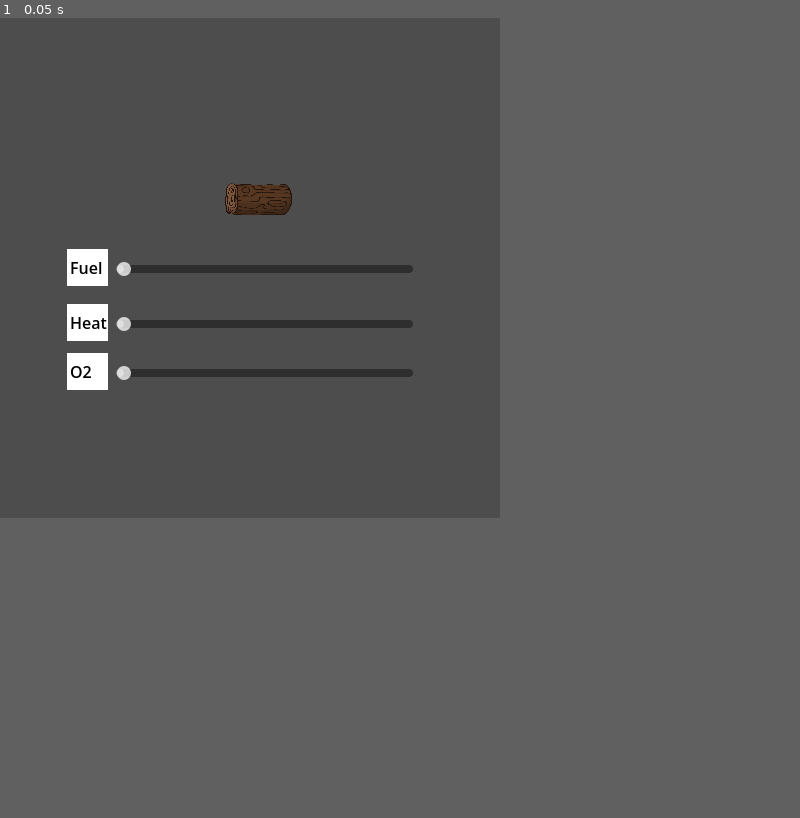
Above: before the commit, frame 1.
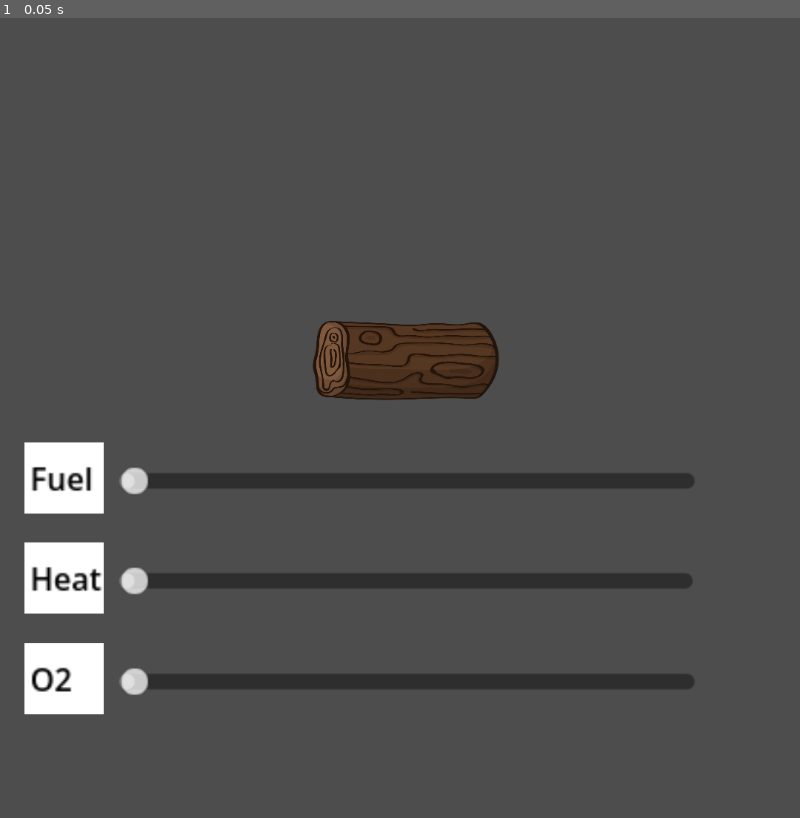
Above: after the commit, the same moment.

Repository: spenu1/FireDemo-Health-and-Safety
Game: Godot game, scene res://Main.tscn
The game is run twice, just before and just after one commit, with the same random seed, the same clock (stepped at 60 frames per second) and the same inputs.
Inputs:
- Up to frame 1 (0.05 s): no input
In our replay, the window is 500x500 before the commit and 800x800 after it. These sizes can differ from the game's own. Grey fills any space a smaller window leaves; there, only what the larger window draws over its background counts as a difference.

The runs differ from the first frame. In frame 1, 11% of the frame differs, in the area x 3-87%, y 20-88%.

Commit message:
Updated fire animation, need to build

Diff:
--- a/Main.tscn
+++ b/Main.tscn
@@ -6,34 +6,48 @@
 [ext_resource type="PackedScene" uid="uid://ckxajhgc78a5q" path="res://UI.tscn" id="2_uu6xs"]
 [ext_resource type="Texture2D" uid="uid://pmv825eyt7y6" path="res://CustomFire.png" id="3_fos0i"]
 
+[sub_resource type="Curve" id="Curve_fos0i"]
+_limits = [0.0, 2.0, 0.0, 1.0]
+_data = [Vector2(0.14, 1.415), 0.0, 0.0, 0, 0, Vector2(0.335, 0), -7.2564096, 0.0, 1, 0]
+point_count = 2
+
+[sub_resource type="CurveTexture" id="CurveTexture_3dxm6"]
+curve = SubResource("Curve_fos0i")
+
 [sub_resource type="ParticleProcessMaterial" id="ParticleProcessMaterial_uu6xs"]
 particle_flag_disable_z = true
+emission_shape = 3
+emission_box_extents = Vector3(27.89, 7.545, 1)
+angle_min = 1.0728835e-05
+angle_max = 1.0728835e-05
 direction = Vector3(0, -1, 0)
-spread = 33.883
-initial_velocity_min = 96.78
-initial_velocity_max = 193.55
-gravity = Vector3(0, 98, 0)
-scale_min = 0.02
-scale_max = 0.08
-scale_over_velocity_max = 198.92
+angular_velocity_min = -77.95001
+angular_velocity_max = 77.94998
+gravity = Vector3(0, -700, 0)
+scale_min = 0.099999994
+scale_max = 0.19999999
+scale_curve = SubResource("CurveTexture_3dxm6")
+scale_over_velocity_max = 23.92
 hue_variation_min = 0.059999976
 hue_variation_max = 0.16999997
+turbulence_noise_scale = 10.0
 
 [node name="Node2D" type="Node2D" unique_id=561405790]
 script = ExtResource("1_cm0pq")
 
 [node name="LogClipart" type="Sprite2D" parent="." unique_id=1822968826]
-position = Vector2(258, 181)
-scale = Vector2(0.105891034, 0.09047733)
+position = Vector2(546, 461)
+scale = Vector2(0.39249632, 0.30316743)
 texture = ExtResource("2_fos0i")
 region_enabled = true
 region_rect = Rect2(60.446045, 178.82672, 693.3076, 442.23322)
 
 [node name="GPUParticles2D" type="GPUParticles2D" parent="LogClipart" unique_id=13362136]
-position = Vector2(18.887451, -33.1577)
-scale = Vector2(4.851532, 8.232577)
-amount = 10
+position = Vector2(17.834536, -19.791054)
+scale = Vector2(7.471561, 12.627191)
+amount = 50
 texture = ExtResource("3_fos0i")
+lifetime = 3.0
 process_material = SubResource("ParticleProcessMaterial_uu6xs")
 script = ExtResource("2_r0du0")
 
@@ -41,12 +55,18 @@
 anchors_preset = 0
 anchor_right = 0.0
 anchor_bottom = 0.0
-offset_left = 229.0
-offset_top = 299.0
-offset_right = 229.0
-offset_bottom = 299.0
+offset_left = 525.0
+offset_top = 761.0
+offset_right = 525.0
+offset_bottom = 761.0
 grow_horizontal = 1
 grow_vertical = 1
+
+[node name="Fire" type="Sprite2D" parent="." unique_id=16137535]
+visible = false
+position = Vector2(538, 345)
+scale = Vector2(0.6, 0.6)
+texture = ExtResource("3_fos0i")
 
 [connection signal="fuelUpdated" from="Control" to="." method="_on_control_fuel_updated"]
 [connection signal="heatUpdated" from="Control" to="." method="_on_control_heat_updated"]
--- a/UI.tscn
+++ b/UI.tscn
@@ -13,10 +13,11 @@
 
 [node name="FuelSlider" type="HSlider" parent="." unique_id=152625574]
 layout_mode = 0
-offset_left = -113.0
-offset_top = -56.0
-offset_right = 184.0
-offset_bottom = -40.0
+offset_left = -364.0
+offset_top = -157.0
+offset_right = -67.0
+offset_bottom = -141.0
+scale = Vector2(2.615, 2.615)
 rounded = true
 tick_count = 1
 
@@ -38,10 +39,11 @@
 
 [node name="Heat" type="HSlider" parent="." unique_id=380087786]
 layout_mode = 0
-offset_left = -113.0
-offset_top = -1.0
-offset_right = 184.0
-offset_bottom = 15.0
+offset_left = -364.0
+offset_top = -22.0
+offset_right = -67.76483
+offset_bottom = -6.0
+scale = Vector2(2.615, 2.615)
 rounded = true
 tick_count = 1
 
@@ -63,10 +65,11 @@
 
 [node name="Oxygen" type="HSlider" parent="." unique_id=1537447974]
 layout_mode = 0
-offset_left = -113.0
-offset_top = 48.0
-offset_right = 184.0
-offset_bottom = 64.0
+offset_left = -364.0
+offset_top = 114.0
+offset_right = -67.0
+offset_bottom = 130.0
+scale = Vector2(2.615, 2.615)
 rounded = true
 tick_count = 1
 
--- a/main.gd
+++ b/main.gd
@@ -7,12 +7,15 @@
 var strength = 0
 
 var particleEmitter
+var fireSprite
 
 # Called when the node enters the scene tree for the first time.
 func _ready() -> void:
 	particleEmitter = $LogClipart/GPUParticles2D
+	fireSprite = $Fire
 	particleEmitter.amount = 0
 	particleEmitter.emitting = false
+	fireSprite.modulate.a = 0
 	pass # Replace with function body.
 
 
@@ -31,6 +34,7 @@
 		particleEmitter.emitting = true
 		strength = (fuel+heat+oxy)/3
 		particleEmitter.amount_ratio = strength/100
+		fireSprite.modulate.a = (strength-20)/100
 		pass
 	pass
 
--- a/project.godot
+++ b/project.godot
@@ -17,8 +17,8 @@
 
 [display]
 
-window/size/viewport_width=500
-window/size/viewport_height=500
+window/size/viewport_width=1080
+window/size/viewport_height=1080
 window/stretch/mode="viewport"
 
 [physics]
